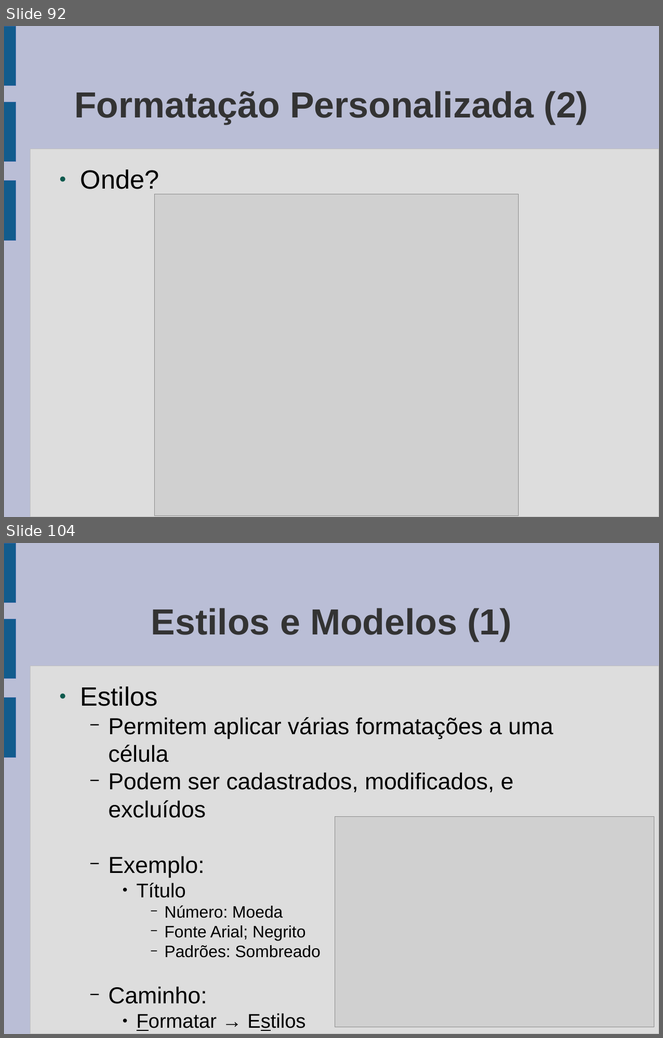
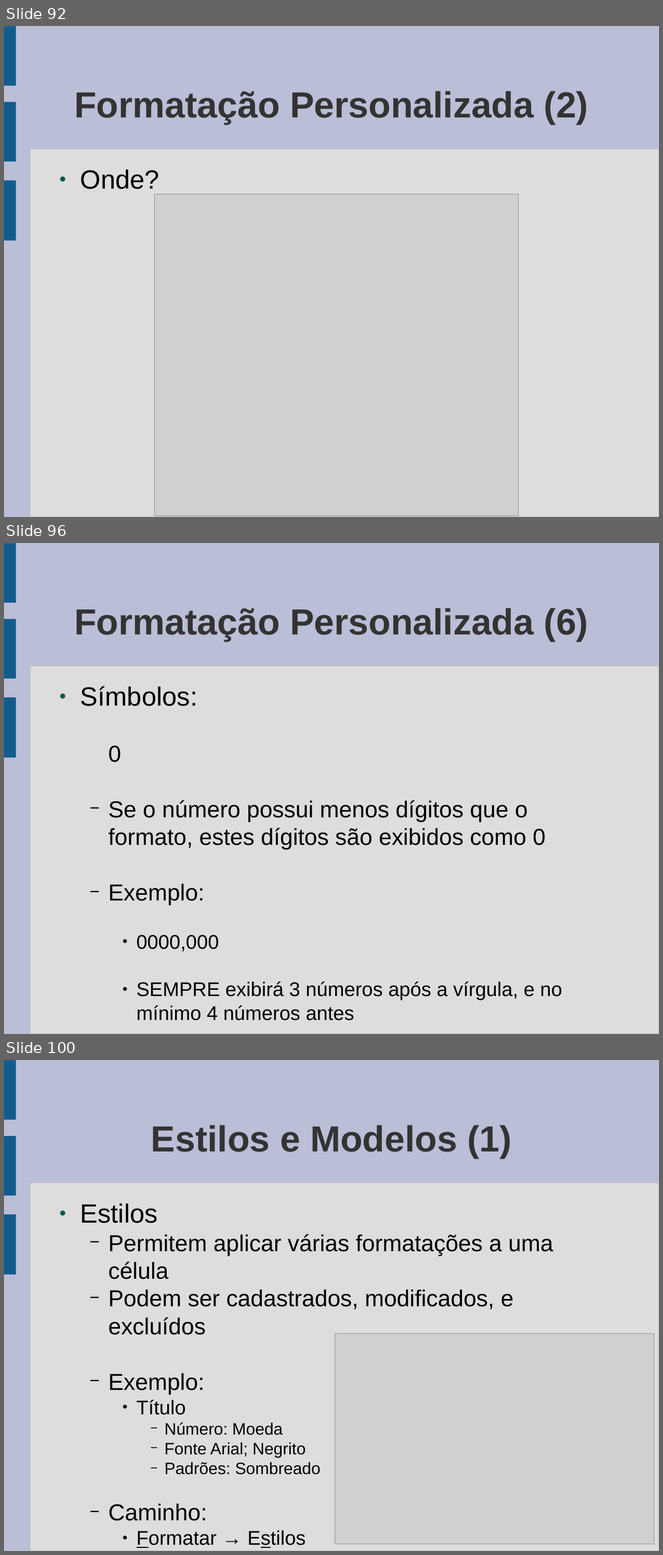
Before and after one commit to gcms/gustavo, a slide deck: cepss/aulas.odp. Shown one above the other, each under a label of ours: slides 92 and 104 before the commit, slides 92, 96 and 100 after it; the slides between them are not shown. The pictures are 663x1038 and 663x1555 pixels, drawn with LibreOffice and Linux fonts; fonts in the diff are those of the drawing; grey boxes stand for pictures. Boxes give left, top, right and bottom in pixels: in the first picture for what was removed or moved away, otherwise in the second. Text is boxed around its words. In the diff, an @@ line names an element or a change of style, - is before the commit and + after.

```diff
--- a/cepss/aulas.odp
+++ b/cepss/aulas.odp
@@ slide 96 added at [4, 543, 659, 1034], background #BABED6; not listed: 4 template elements that a slide beside it also shows @@
@@ title added at [74, 608, 588, 641], 44 pt, text #333333, bold @@
+Formatação Personalizada (6)
@@ text added at [80, 686, 562, 1021], 28 pt, text #000000 @@
+● Símbolos:
+  0
+  − Se o número possui menos dígitos que o formato, estes dígitos são exibidos como 0
+  − Exemplo:
+    ● 0000,000
+    ● SEMPRE exibirá 3 números após a vírgula, e no mínimo 4 números antes
@@ what was slide 104 is now slide 100 @@
```
Also in this commit, not shown: 6 slides changed, 6 other slides added, 2 slides removed.
